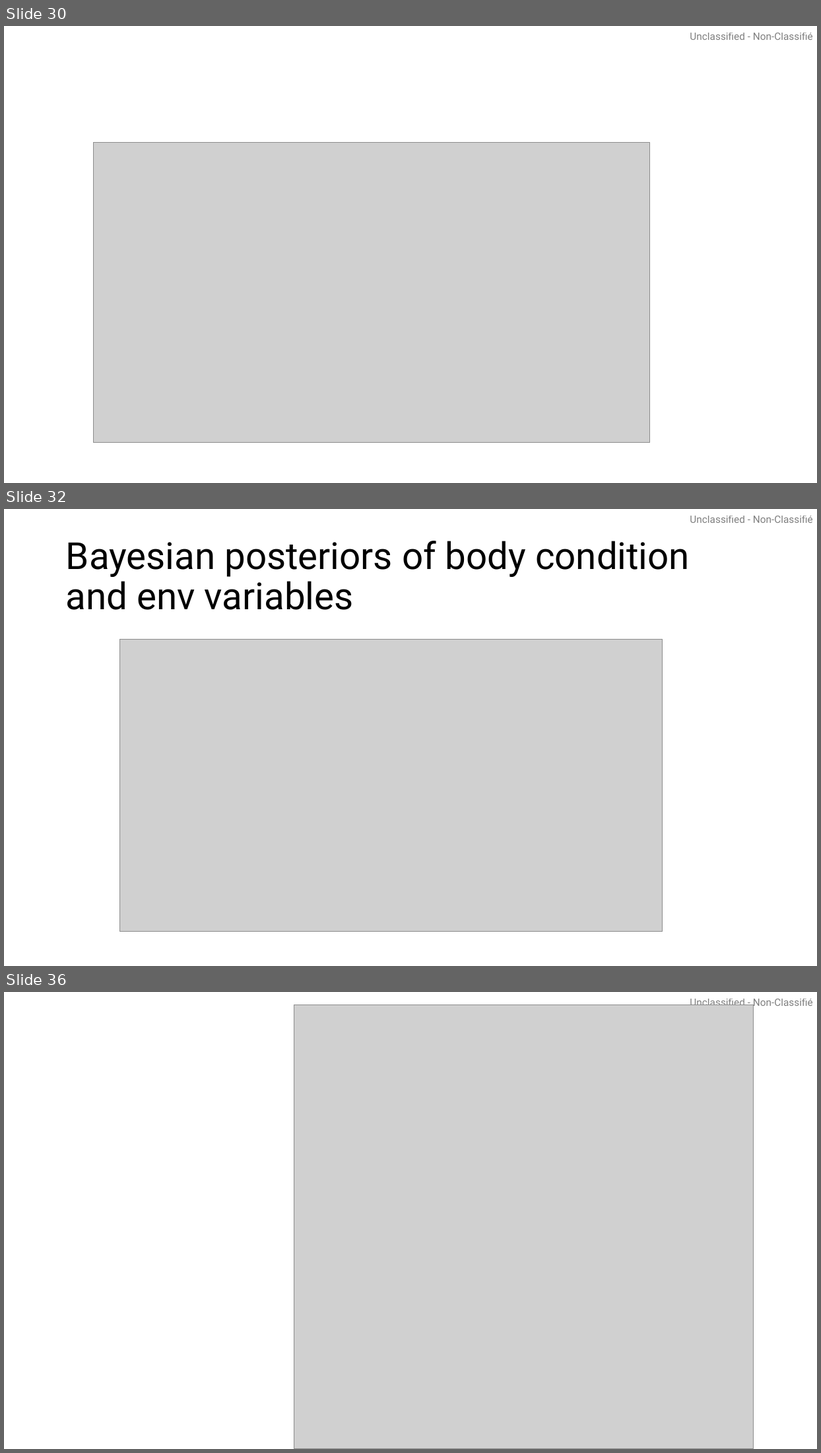
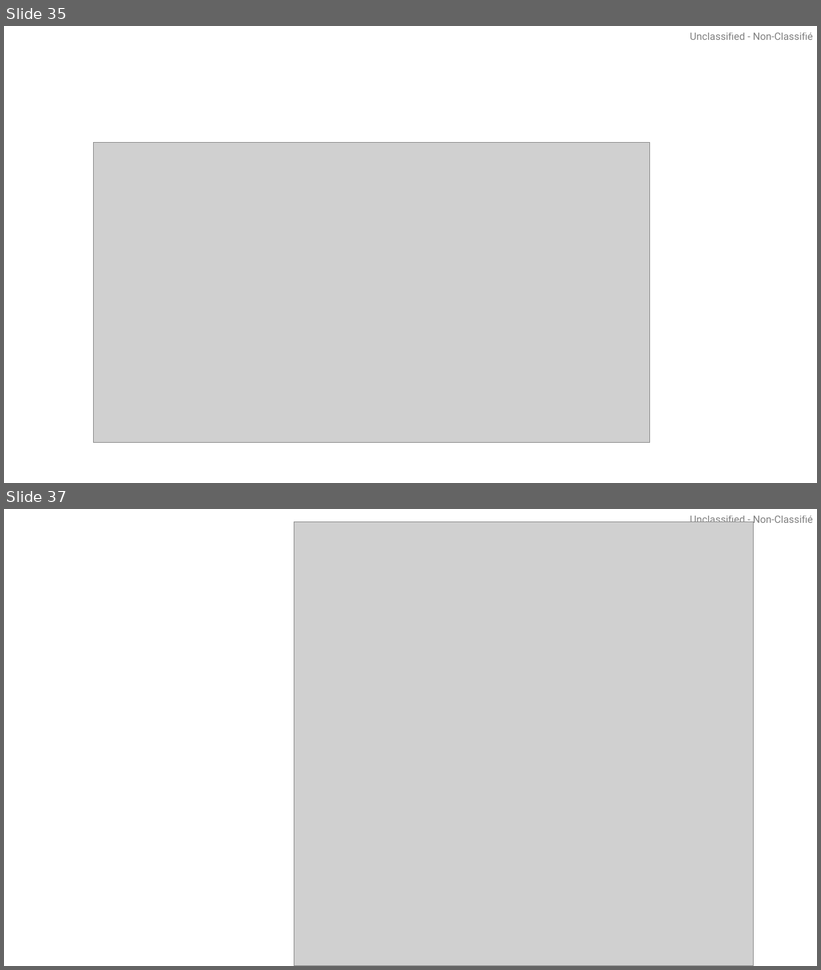
Before and after one commit to pbs-assess/gfcondition, a slide deck: stock-specific/hake/output_plots_20260730.pptx. Shown one above the other, each under a label of ours: slides 30, 32 and 36 before the commit, slides 35 and 37 after it; the slides between them are not shown. The pictures are 821x1453 and 821x970 pixels, drawn with LibreOffice and Linux fonts; fonts in the diff are those of the drawing; grey boxes stand for pictures. Boxes give left, top, right and bottom in pixels: in the first picture for what was removed or moved away, otherwise in the second. Text is boxed around its words. In the diff, an @@ line names an element or a change of style, - is before the commit and + after.

```diff
--- a/stock-specific/hake/output_plots_20260730.pptx
+++ b/stock-specific/hake/output_plots_20260730.pptx
@@ slide 32 removed at bbox=[4, 509, 817, 966], background #FFFFFF; not listed: 1 template element that a slide beside it also shows @@
@@ title removed at bbox=[66, 541, 690, 610] @@
-Bayesian posteriors of body condition and env variables
@@ picture removed at bbox=[120, 640, 663, 932] @@
@@ what was slide 30 is now slide 35 @@
@@ what was slide 36 is now slide 37 @@
```
Also in this commit, not shown: 13 slides changed, 13 slides added, 11 other slides removed, 1 other file.
